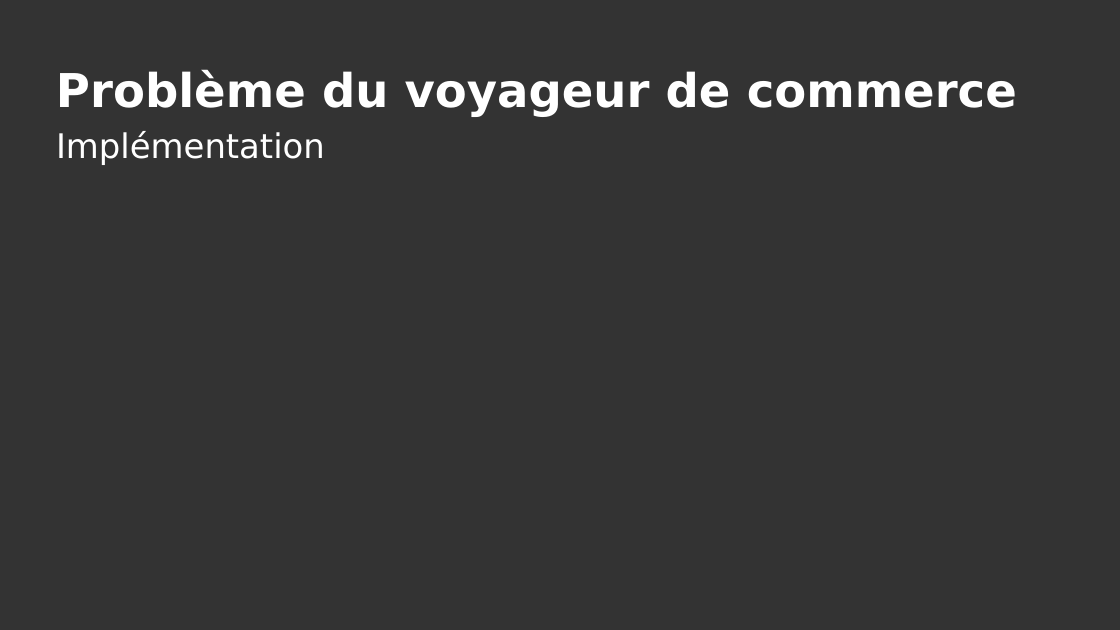
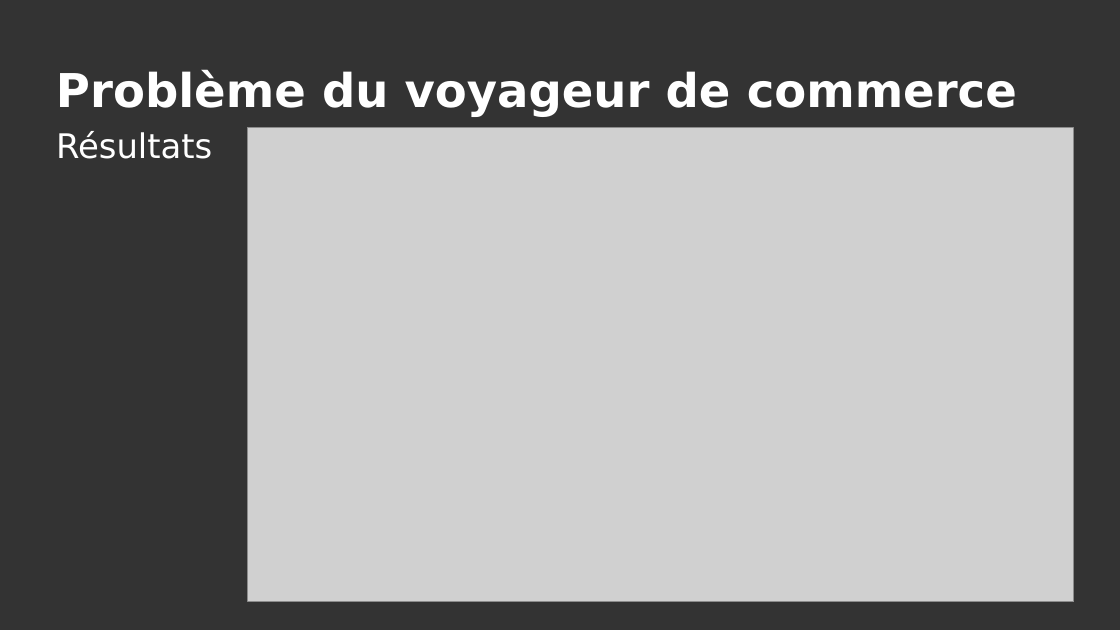
Before and after one commit to dut-info/Algo-Genetique, a slide deck: slide 11 of algo genetique.odp (slide 10 before the commit). Drawn at 1120x630 pixels with LibreOffice and Linux fonts; fonts in the diff are those of the drawing; grey boxes stand for pictures. Boxes give left, top, right and bottom in pixels: in the first picture for what was removed or moved away, otherwise in the second. Text is boxed around its words. In the diff, an @@ line names an element or a change of style, - is before the commit and + after.

```diff
--- a/algo genetique.odp
+++ b/algo genetique.odp
@@ title at (x1=56, y1=131, x2=212, y2=159): text changed @@
-Implémentation
+Résultats
@@ picture added at (x1=248, y1=128, x2=1074, y2=602) @@
```
Also in this commit, not shown: 2 other slides changed, 1 slide added, 1 slide removed, 6 other files.
